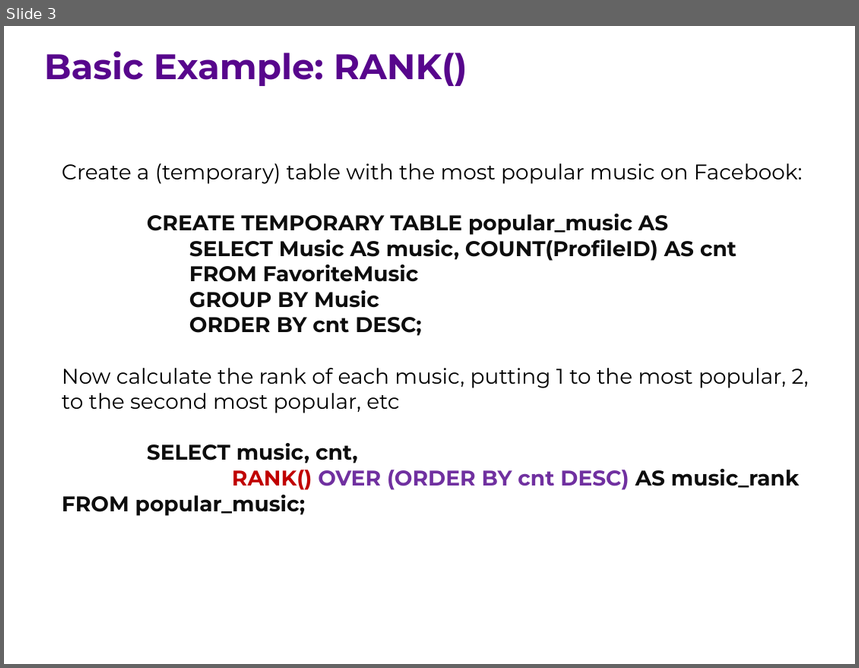
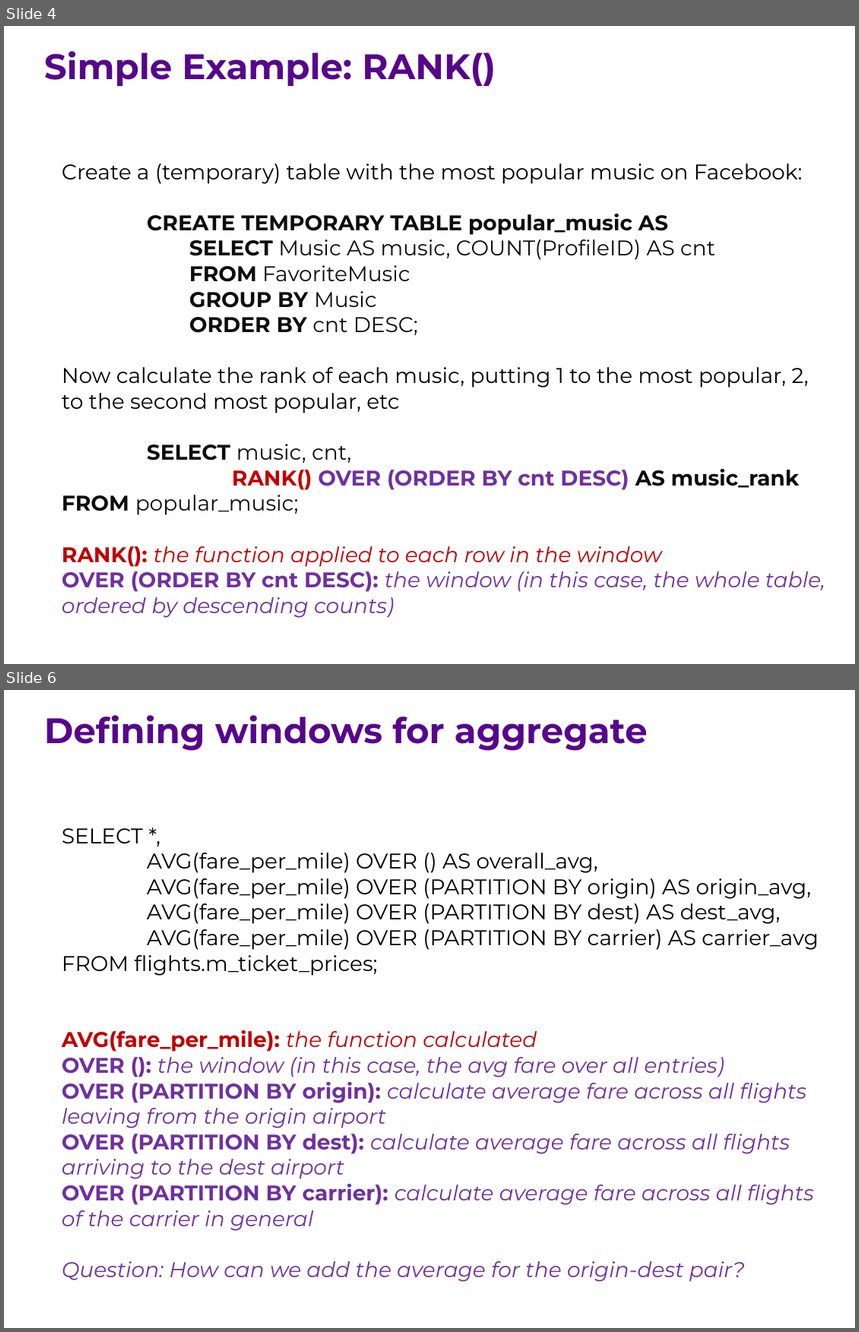
Before and after one commit to ipeirotis/introduction-to-databases, a slide deck: session7/G-Window_queries.pptx. Shown one above the other, each under a label of ours: slide 3 before the commit, slides 4 and 6 after it; the slides between them are not shown. The pictures are 859x668 and 859x1332 pixels, drawn with LibreOffice and Linux fonts; fonts in the diff are those of the drawing. Boxes give left, top, right and bottom in pixels: in the first picture for what was removed or moved away, otherwise in the second. Text is boxed around its words. In the diff, an @@ line names an element or a change of style, - is before the commit and + after.

```diff
--- a/session7/G-Window_queries.pptx
+++ b/session7/G-Window_queries.pptx
@@ slide 6 added at [4, 690, 855, 1328], background #FFFFFF @@
@@ text added at [44, 715, 648, 751], 30 pt, text #57068C, bold @@
+Defining windows for aggregate
@@ text added at [62, 828, 819, 1282], 18 pt, text #7030A0 @@
+SELECT *,
+AVG(fare_per_mile) OVER () AS overall_avg,
+AVG(fare_per_mile) OVER (PARTITION BY origin) AS origin_avg,
+AVG(fare_per_mile) OVER (PARTITION BY dest) AS dest_avg,
+AVG(fare_per_mile) OVER (PARTITION BY carrier) AS carrier_avg
+FROM flights.m_ticket_prices;
+AVG(fare_per_mile): the function calculated
+OVER (): the window (in this case, the avg fare over all entries)
+OVER (PARTITION BY origin): calculate average fare across all flights leaving from the origin airport
+OVER (PARTITION BY dest): calculate average fare across all flights arriving to the dest airport
+OVER (PARTITION BY carrier): calculate average fare across all flights of the carrier in general
+Question: How can we add the average for the origin-dest pair?
@@ what was slide 3 is now slide 4 @@
@@ slide 4 changed as well @@
@@ text at [44, 51, 496, 86]: text changed @@
-Basic Example: RANK()
+Simple Example: RANK()
@@ text at [62, 240, 800, 515]: bold off in "Music AS music, COUNT(ProfileID) AS cnt", "FavoriteMusic", "Music", "cnt DESC;" and 2 more places @@
@@ text at [62, 547, 826, 618]: paragraphs added @@
+RANK(): the function applied to each row in the window
+OVER (ORDER BY cnt DESC): the window (in this case, the whole table, ordered by descending counts)
```
Also in this commit, not shown: 2 other slides changed, 2 other slides added.
